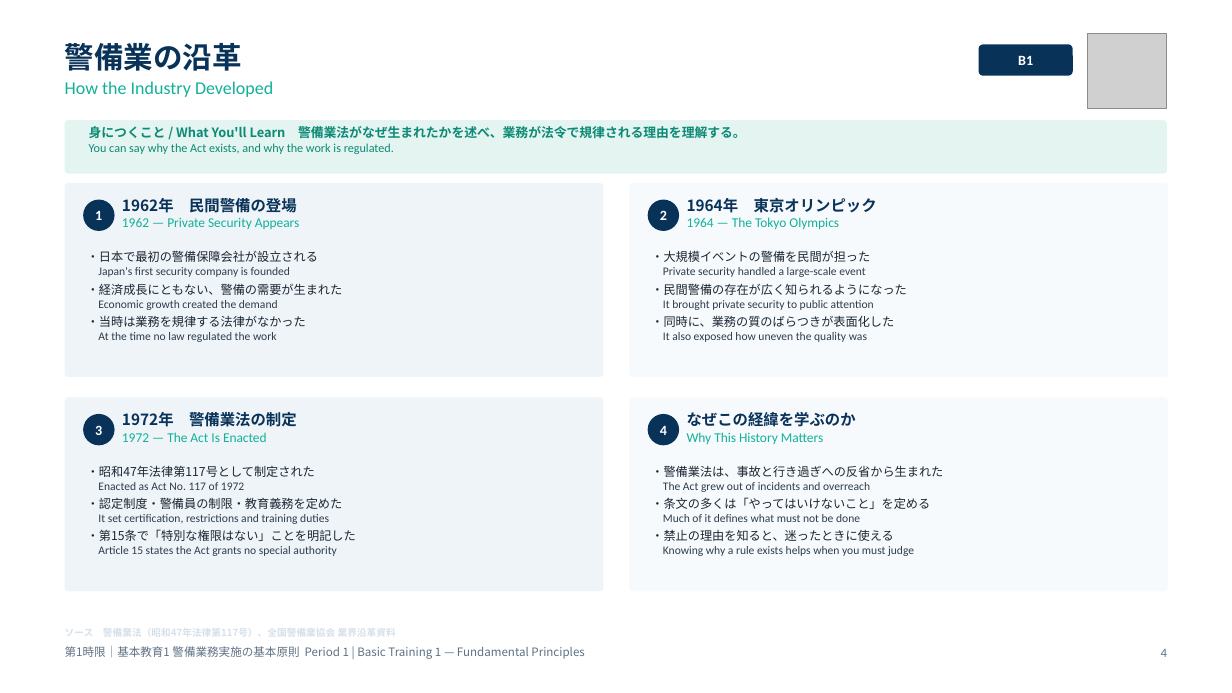
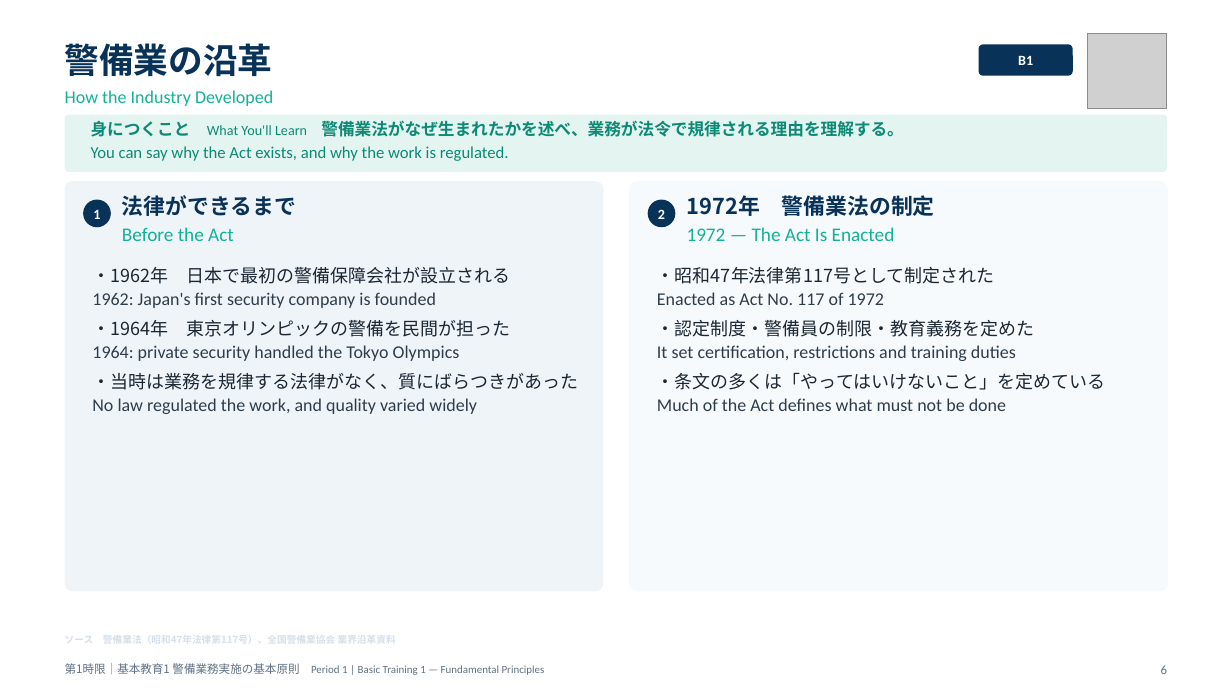
Before and after one commit to hrsmhiroshi-cpu/Training-, a slide deck: slide 6 of 新任講習/out/01_1限_警備業務実施の基本原則.pptx (slide 4 before the commit). Drawn at 1232x693 pixels with LibreOffice and Linux fonts; fonts in the diff are those of the drawing; grey boxes stand for pictures. Boxes give left, top, right and bottom in pixels: in the first picture for what was removed or moved away, otherwise in the second. Text is boxed around its words. In the diff, an @@ line names an element or a change of style, - is before the commit and + after.

```diff
--- a/新任講習/out/01_1限_警備業務実施の基本原則.pptx
+++ b/新任講習/out/01_1限_警備業務実施の基本原則.pptx
@@ text "警備業の沿革" at [65,43,273,106]: size 23 to 27 pt in "警備業の沿革"; more space between paragraphs @@
@@ rounded rectangle: place and size @@
-rounded rectangle at [65,120,1167,174]
+rounded rectangle at [65,115,1167,172]
@@ text at [91,120,903,137]: text changed; size 10 to 13 pt @@
-身につくこと / What You'll Learn 警備業法がなぜ生まれたかを述べ、業務が法令で規律される理由を理解する。
-You can say why the Act exists, and why the work is regulated.
+身につくこと What You'll Learn 警備業法がなぜ生まれたかを述べ、業務が法令で規律される理由を理解する。
@@ text added at [91,146,509,161], 13 pt, text #0D8A76 @@
+You can say why the Act exists, and why the work is regulated.
@@ rounded rectangle: place and size @@
-rounded rectangle at [65,397,604,592]
+rounded rectangle at [65,181,604,592]
@@ rounded rectangle removed at [65,183,604,377] @@
@@ ellipse "1": place and size @@
-ellipse "1" at [83,200,115,231]
+ellipse "1" at [83,200,111,227]
@@ text at [122,195,296,241]: text changed; size 10.5 to 15 pt @@
-1962年 民間警備の登場
-1962 — Private Security Appears
+法律ができるまで
+Before the Act
@@ rounded rectangle: place and size @@
-rounded rectangle at [629,397,1168,592]
+rounded rectangle at [629,181,1168,592]
@@ rounded rectangle removed at [629,183,1168,377] @@
@@ ellipse "2": place and size @@
-ellipse "2" at [648,200,679,231]
+ellipse "2" at [648,200,676,227]
@@ text "1972年 警備業法の制定": place and size @@
-text "1972年 警備業法の制定" at [122,412,297,442]
+text "1972年 警備業法の制定" at [687,195,935,241]
@@ text "1972年 警備業法の制定" at [687,195,935,241]: size 12 to 17 pt in "1972年 警備業法の制定"; size 10.5 to 15 pt in "1972 — The Act Is Enacted"; more space between paragraphs @@
@@ text removed at [687,198,877,229] @@
-1964年 東京オリンピック
-1964 — The Tokyo Olympics
@@ text at [92,267,578,414]: text changed; size 9 to 14 pt @@
-・日本で最初の警備保障会社が設立される
-Japan's first security company is founded
-・経済成長にともない、警備の需要が生まれた
-Economic growth created the demand
-・当時は業務を規律する法律がなかった
-At the time no law regulated the work
+・1962年 日本で最初の警備保障会社が設立される
+1962: Japan's first security company is founded
+・1964年 東京オリンピックの警備を民間が担った
+1964: private security handled the Tokyo Olympics
+・当時は業務を規律する法律がなく、質にばらつきがあった
+No law regulated the work, and quality varied widely
@@ text removed at [651,250,906,342] @@
-・大規模イベントの警備を民間が担った
-Private security handled a large-scale event
-・民間警備の存在が広く知られるようになった
-It brought private security to public attention
-・同時に、業務の質のばらつきが表面化した
-It also exposed how uneven the quality was
@@ text at [657,267,1035,361]: size 9.5 to 14 pt in "・昭和47年法律第117号として制定された", "・認定制度・警備員の制限・教育義務を定めた"; size 9 to 14 pt in "Enacted as Act No. 117 of 1972", "It set certification, restrictions and training duties"; more space between paragraphs @@
@@ text "・昭和47年法律第117号として制定された": place and size @@
-text "・昭和47年法律第117号として制定された" at [87,465,356,556]
+text "・昭和47年法律第117号として制定された" at [657,267,1106,411]
@@ text at [657,372,1106,411]: text changed; size 9 to 14 pt @@
-・第15条で「特別な権限はない」ことを明記した
-Article 15 states the Act grants no special authority
+・条文の多くは「やってはいけないこと」を定めている
+Much of the Act defines what must not be done
@@ ellipse removed at [83,414,115,445] @@
-3
@@ ellipse removed at [648,414,679,445] @@
-4
@@ text removed at [687,412,856,444] @@
-なぜこの経緯を学ぶのか
-Why This History Matters
@@ text removed at [651,465,943,556] @@
-・警備業法は、事故と行き過ぎへの反省から生まれた
-The Act grew out of incidents and overreach
-・条文の多くは「やってはいけないこと」を定める
-Much of it defines what must not be done
-・禁止の理由を知ると、迷ったときに使える
-Knowing why a rule exists helps when you must judge
@@ text removed at [1161,649,1167,657] @@
-4
@@ text "第1時限｜基本教育1 警備業務実施の基本原則 Period 1 | ...": place and size @@
-text "第1時限｜基本教育1 警備業務実施の基本原則 Period 1 | ..." at [65,646,584,659]
+text "第1時限｜基本教育1 警備業務実施の基本原則 Period 1 | ..." at [65,663,545,675]
@@ text "第1時限｜基本教育1 警備業務実施の基本原則 Period 1 | ..." at [65,663,545,675]: size 9 to 8.5 pt, font Noto Sans CJK JP to Calibri in "Period 1 | Basic Training 1 — ..." @@
@@ text added at [1161,665,1167,674], 10 pt, text #5F7183 @@
+6
```
Also in this commit, not shown: 17 other slides changed, 7 slides added, 2 other files.
